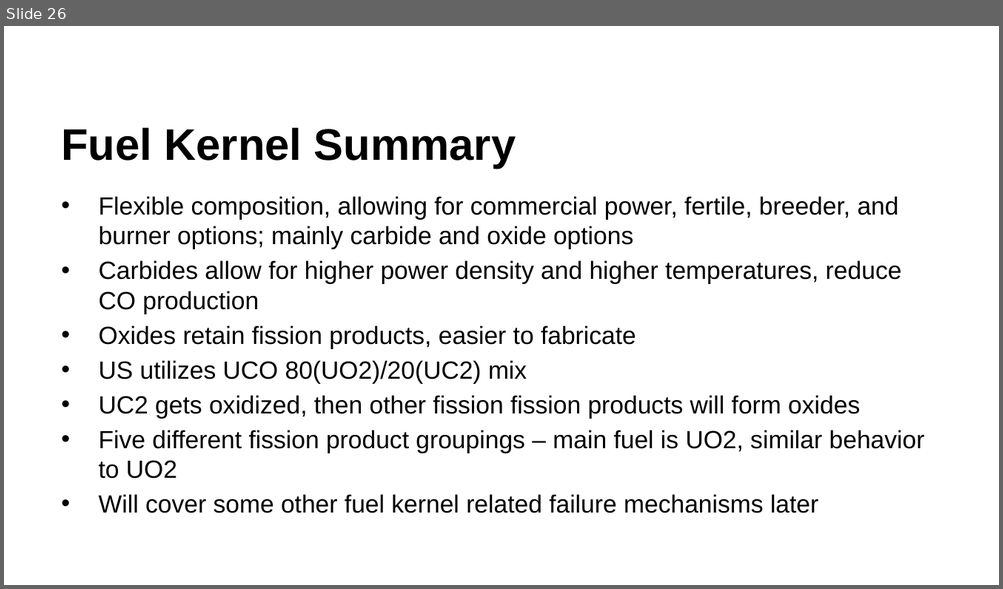
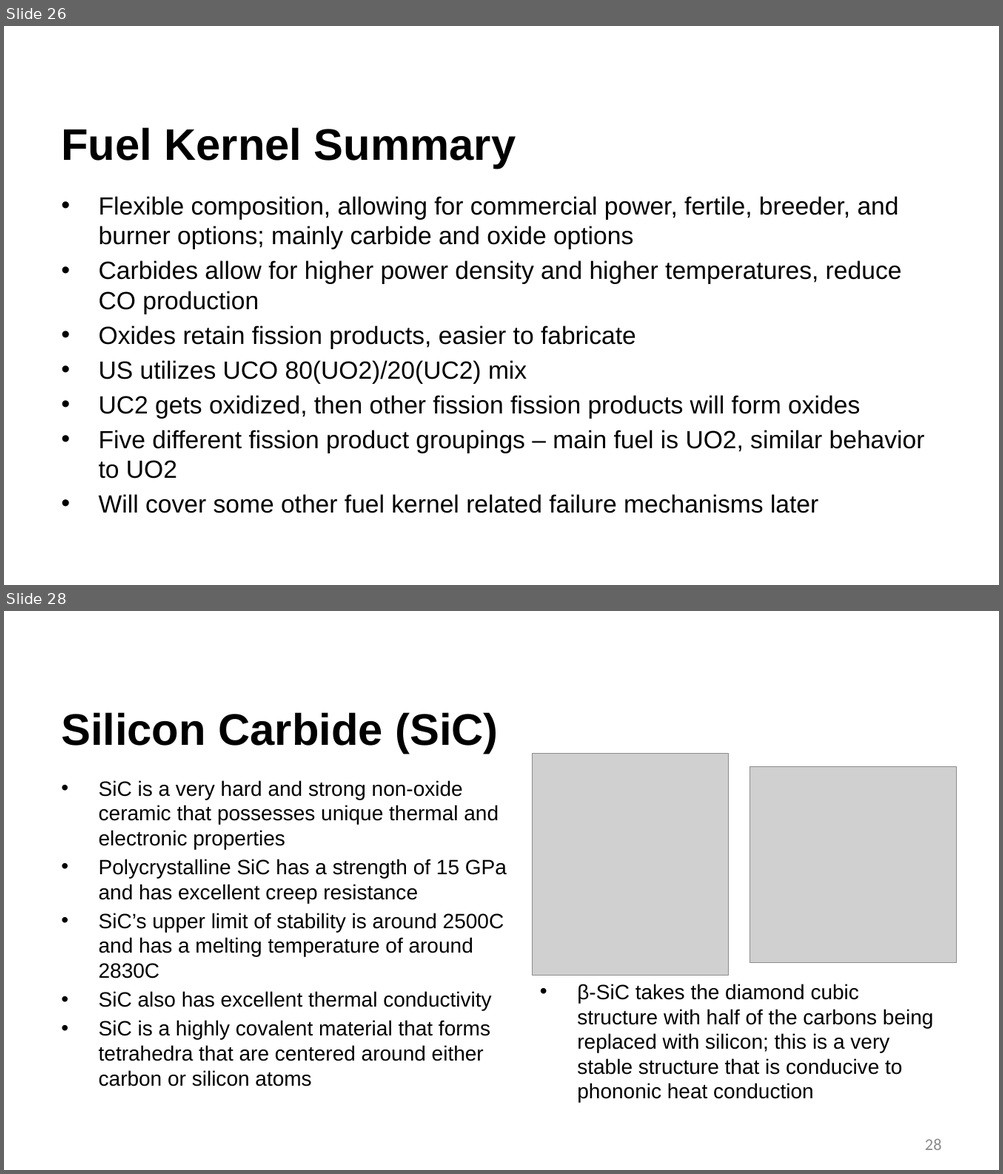
Before and after one commit to benbeeler/TEACHING, a slide deck: Advanced Reactor Materials/Fall2026/Lec3_TRISO.pptx. Shown one above the other, each under a label of ours: slide 26 before the commit, slides 26 and 28 after it; the slides between them are not shown. The pictures are 1003x589 and 1003x1174 pixels, drawn with LibreOffice and Linux fonts; fonts in the diff are those of the drawing; grey boxes stand for pictures; background and template pictures are left out. Boxes give left, top, right and bottom in pixels: in the first picture for what was removed or moved away, otherwise in the second. Text is boxed around its words. In the diff, an @@ line names an element or a change of style, - is before the commit and + after.

```diff
--- a/Advanced Reactor Materials/Fall2026/Lec3_TRISO.pptx
+++ b/Advanced Reactor Materials/Fall2026/Lec3_TRISO.pptx
@@ slide 28 added at [4, 611, 999, 1170], background #FFFFFF @@
@@ title added at [61, 712, 498, 754], 42.7 pt, text #000000, bold @@
+Silicon Carbide (SiC)
@@ picture added at [532, 754, 728, 975] @@
@@ text added at [99, 780, 506, 1087], 20 pt, text #000000 @@
+• SiC is a very hard and strong non-oxide ceramic that possesses unique thermal and electronic properties
+• Polycrystalline SiC has a strength of 15 GPa and has excellent creep resistance
+• SiC’s upper limit of stability is around 2500C and has a melting temperature of around 2830C
+• SiC also has excellent thermal conductivity
+• SiC is a highly covalent material that forms tetrahedra that are centered around either carbon or silicon atoms
@@ picture added at [750, 766, 957, 963] @@
@@ text added at [577, 984, 933, 1103], 20 pt, text #000000 @@
+• β-SiC takes the diamond cubic structure with half of the carbons being replaced with silicon; this is a very stable structure that is conducive to phononic heat conduction
@@ page number added at [925, 1139, 942, 1150], 16 pt, text #8C8C8C @@
+28
```
Also in this commit, not shown: 4 slides changed, 6 other slides added, 4 other files.
